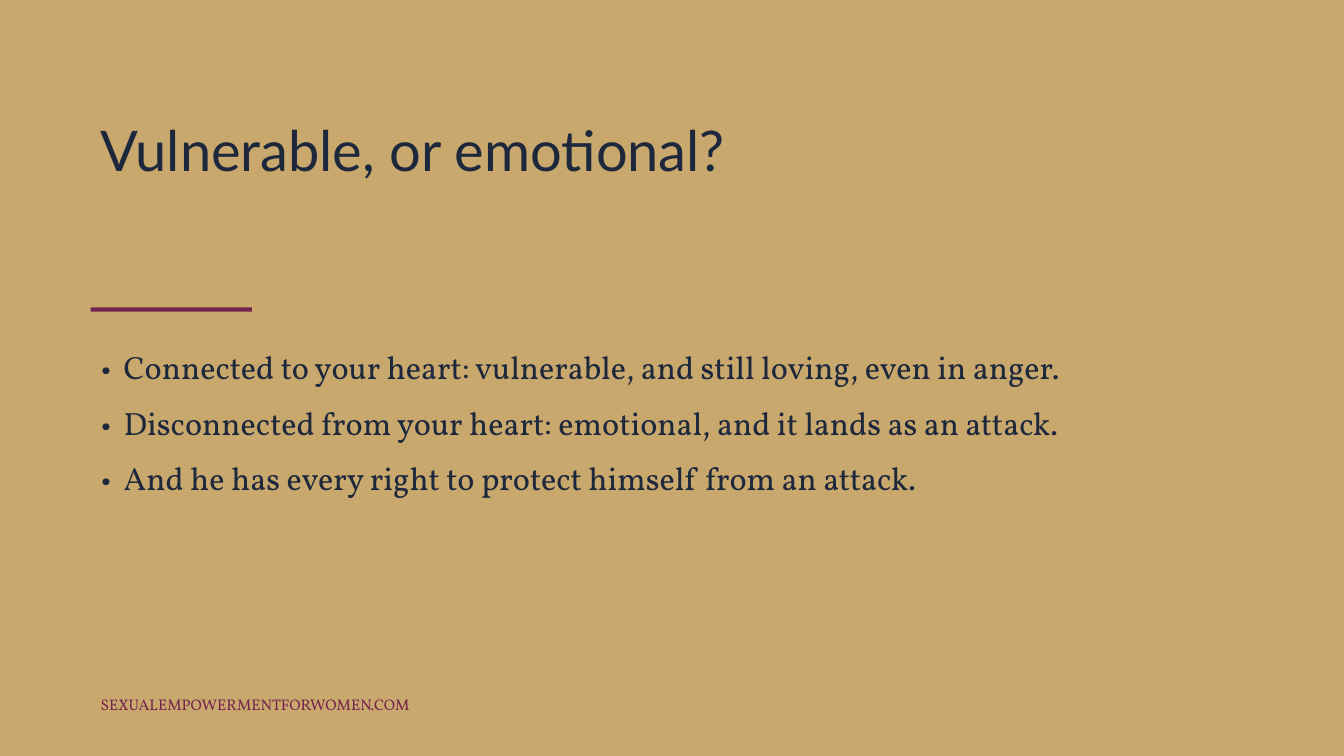
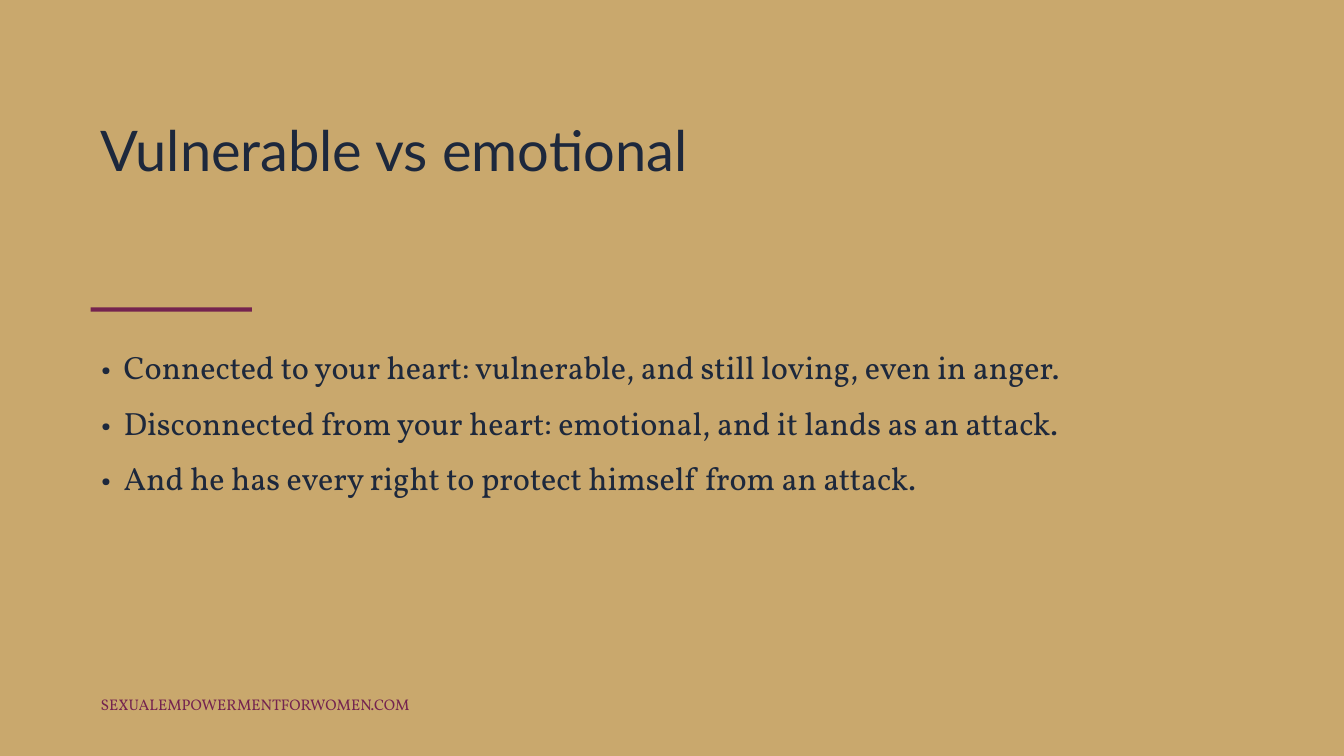
Before and after one commit to tarisha-starr/GitHub-folder, a slide deck: slide 8 of content/sessions/slides/Polarity-and-Attraction.pptx (slide 6 before the commit). Drawn at 1344x756 pixels with LibreOffice and Linux fonts; fonts in the diff are those of the drawing. Boxes give left, top, right and bottom in pixels: in the first picture for what was removed or moved away, otherwise in the second. Text is boxed around its words. In the diff, an @@ line names an element or a change of style, - is before the commit and + after.

```diff
--- a/content/sessions/slides/Polarity-and-Attraction.pptx
+++ b/content/sessions/slides/Polarity-and-Attraction.pptx
@@ text at <box>101,129,687,172</box>: text changed @@
-Vulnerable, or emotional?
+Vulnerable vs emotional
```
Also in this commit, not shown: 2 other slides changed, 2 slides added, 3 other files.
